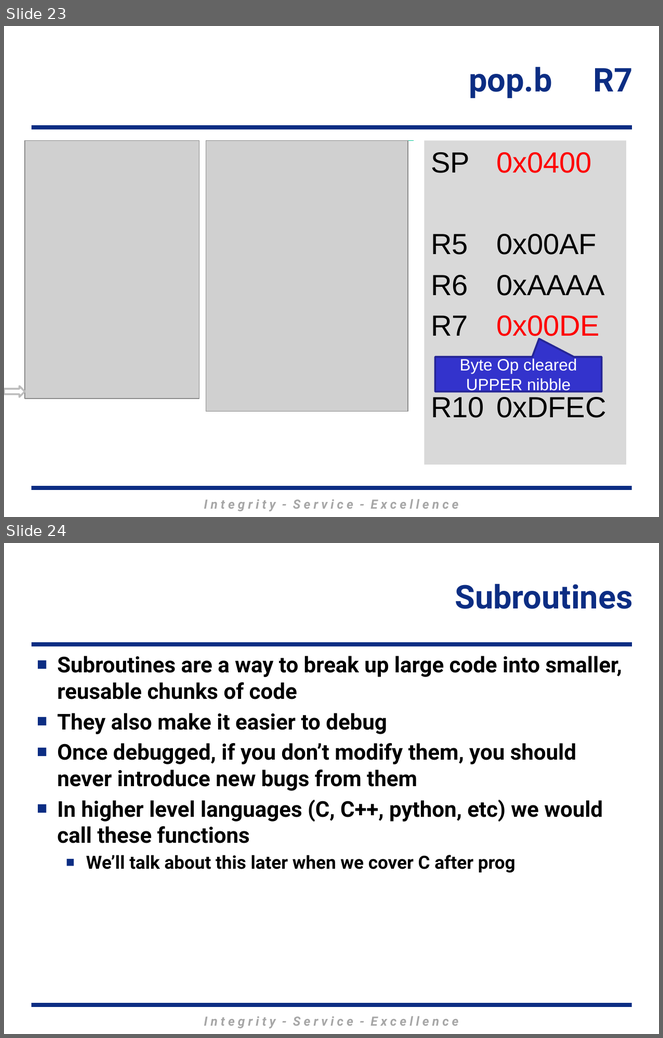
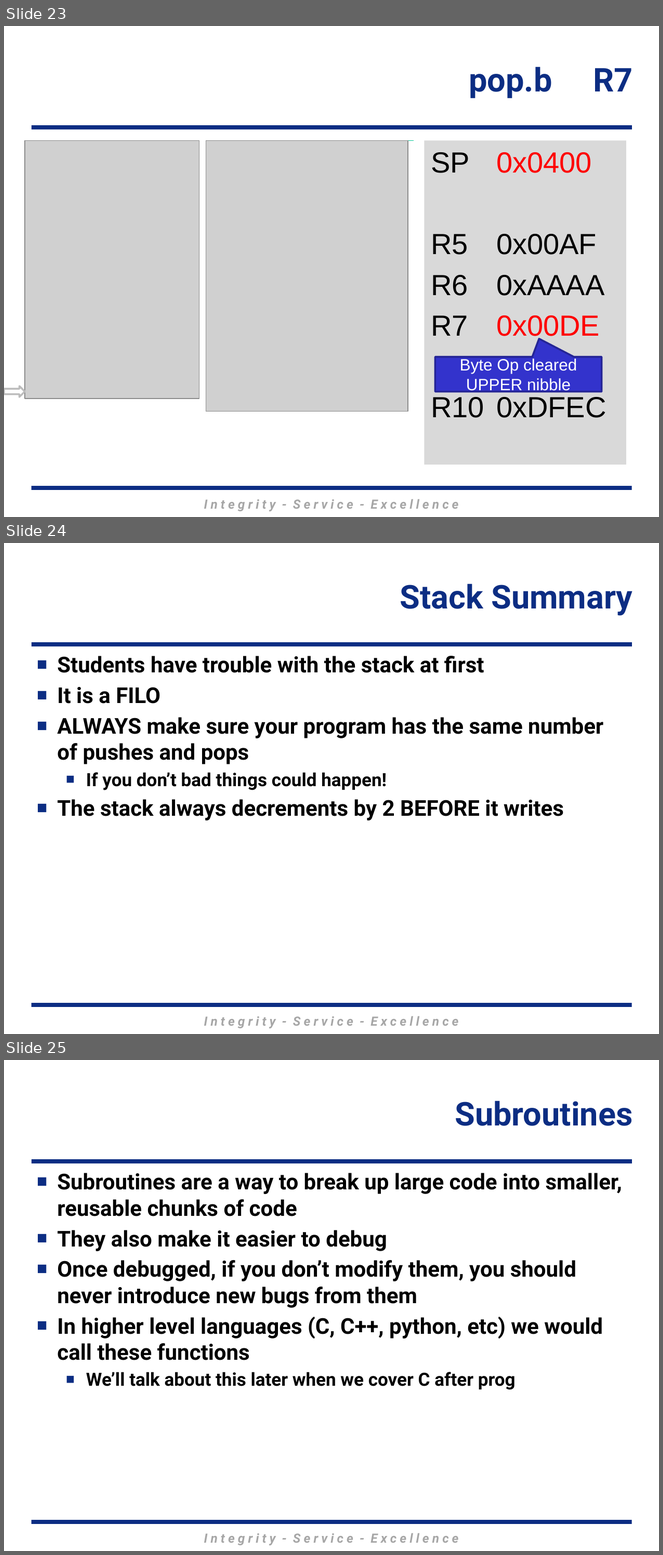
Before and after one commit to MarsUniversity/ECE382, a slide deck: source/lessons/lsn9-10/Lsn9-10.pptx. Shown one above the other, each under a label of ours: slides 23 and 24 before the commit, slides 23, 24 and 25 after it. The pictures are 663x1038 and 663x1555 pixels, drawn with LibreOffice and Linux fonts; fonts in the diff are those of the drawing; grey boxes stand for pictures; background and template pictures are left out. Boxes give left, top, right and bottom in pixels: in the first picture for what was removed or moved away, otherwise in the second. Text is boxed around its words. In the diff, an @@ line names an element or a change of style, - is before the commit and + after.

```diff
--- a/source/lessons/lsn9-10/Lsn9-10.pptx
+++ b/source/lessons/lsn9-10/Lsn9-10.pptx
@@ slide 24 added at <box>4,543,659,1034</box>, background #FFFFFF; not listed: 3 template elements that a slide beside it also shows @@
@@ title added at <box>400,584,633,616</box>, 36 pt, text #0C2D83, bold @@
+Stack Summary
@@ text added at <box>57,656,604,821</box>, 24 pt, text #000000, bold @@
+■ Students have trouble with the stack at first
+■ It is a FILO
+■ ALWAYS make sure your program has the same number of pushes and pops
+  ■ If you don’t bad things could happen!
+■ The stack always decrements by 2 BEFORE it writes
@@ what was slide 24 is now slide 25 @@
```
Also in this commit, not shown: 2 slides changed, 14 other files.
